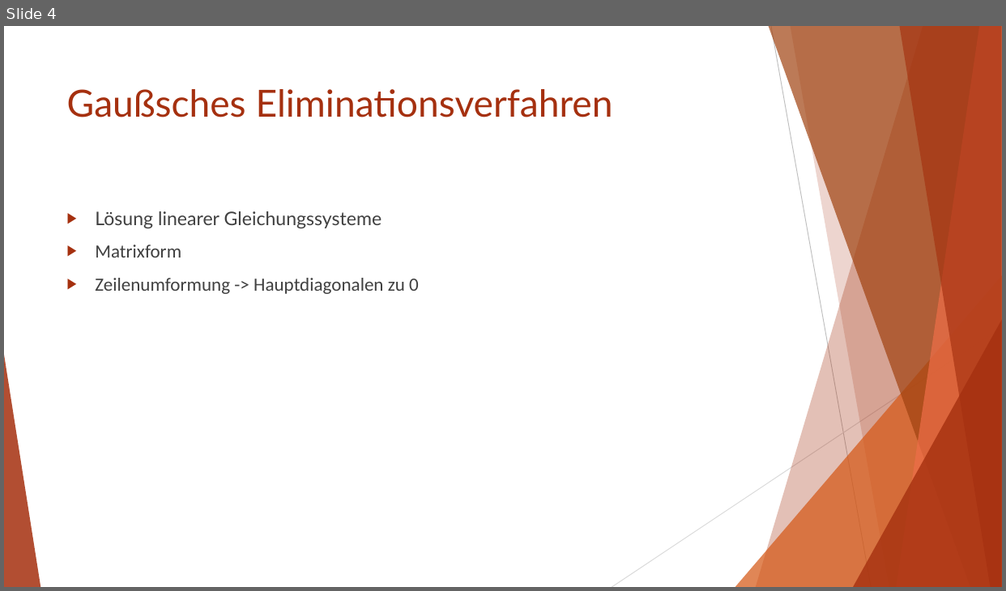
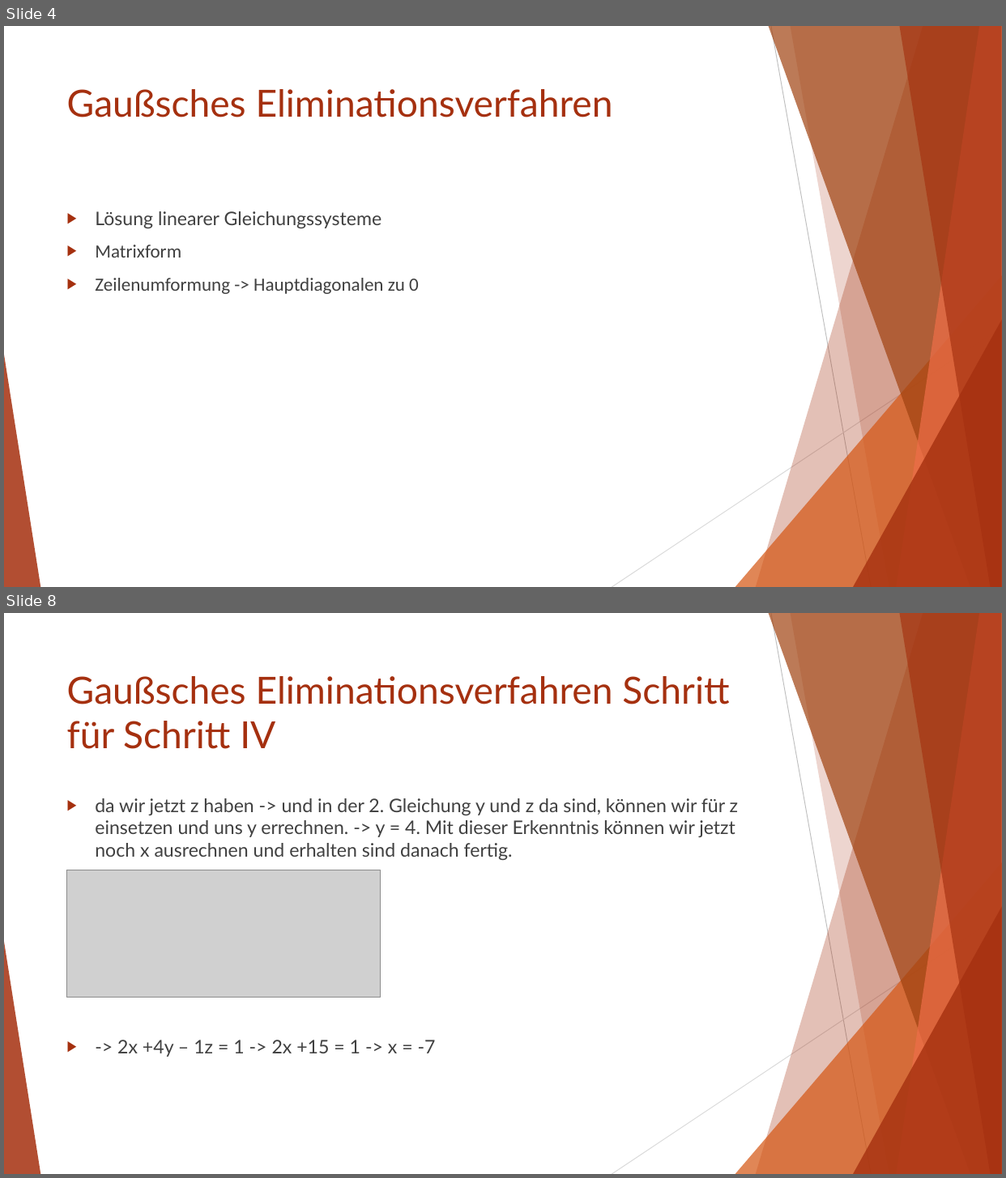
Before and after one commit to Zwilli/Numerik_und_Logik, a slide deck: Ortner/Gaußsches Eliminationsverfahren.pptx. Shown one above the other, each under a label of ours: slide 4 before the commit, slides 4 and 8 after it; the slides between them are not shown. The pictures are 1006x591 and 1006x1178 pixels, drawn with LibreOffice and Linux fonts; fonts in the diff are those of the drawing; grey boxes stand for pictures. Boxes give left, top, right and bottom in pixels: in the first picture for what was removed or moved away, otherwise in the second. Text is boxed around its words. In the diff, an @@ line names an element or a change of style, - is before the commit and + after.

```diff
--- a/Ortner/Gaußsches Eliminationsverfahren.pptx
+++ b/Ortner/Gaußsches Eliminationsverfahren.pptx
@@ slide 8 added at [4, 613, 1002, 1174], background #FFFFFF; not listed: 10 template elements that a slide beside it also shows @@
@@ title added at [67, 676, 729, 749], 36 pt, text #A5300F @@
+Gaußsches Eliminationsverfahren Schritt für Schritt IV
@@ text added at [95, 798, 738, 1057], 18 pt, text #404040 @@
+▶ da wir jetzt z haben -> und in der 2. Gleichung y und z da sind, können wir für z einsetzen und uns y errechnen. -> y = 4. Mit dieser Erkenntnis können wir jetzt noch x ausrechnen und erhalten sind danach fertig.
+▶ -> 2x +4y – 1z = 1 -> 2x +15 = 1 -> x = -7
@@ picture added at [67, 871, 381, 997] @@
```
Also in this commit, not shown: 5 other slides added, 1 slide removed, 1 other file.
